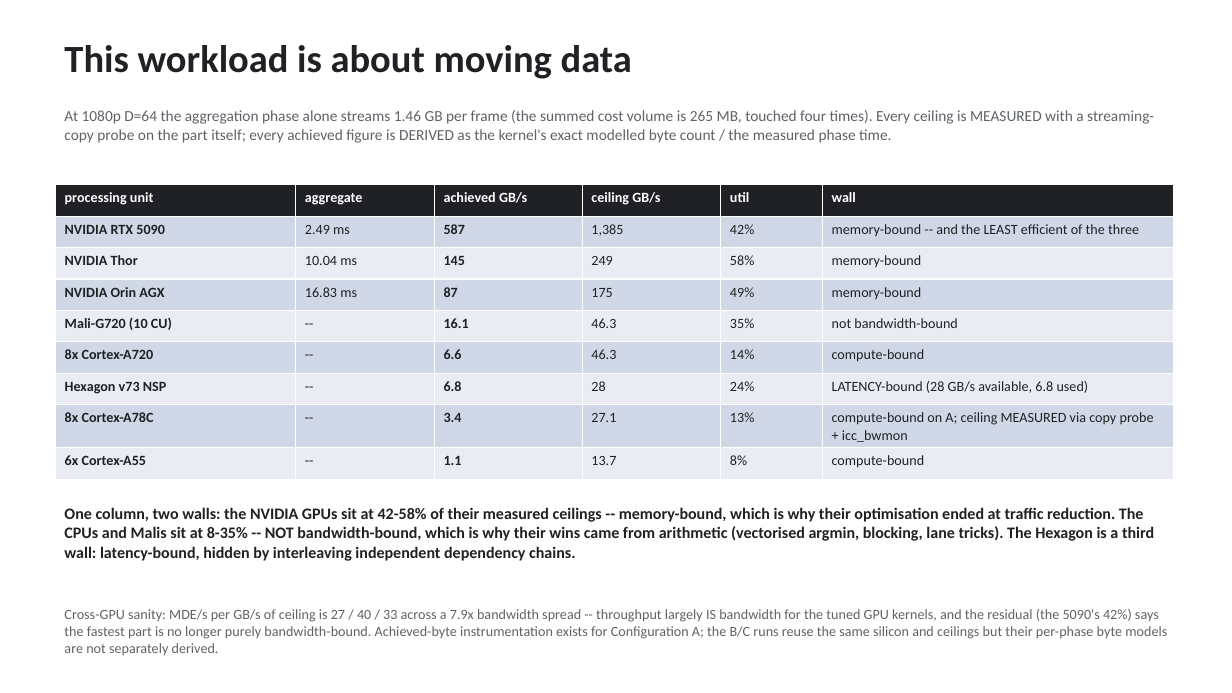
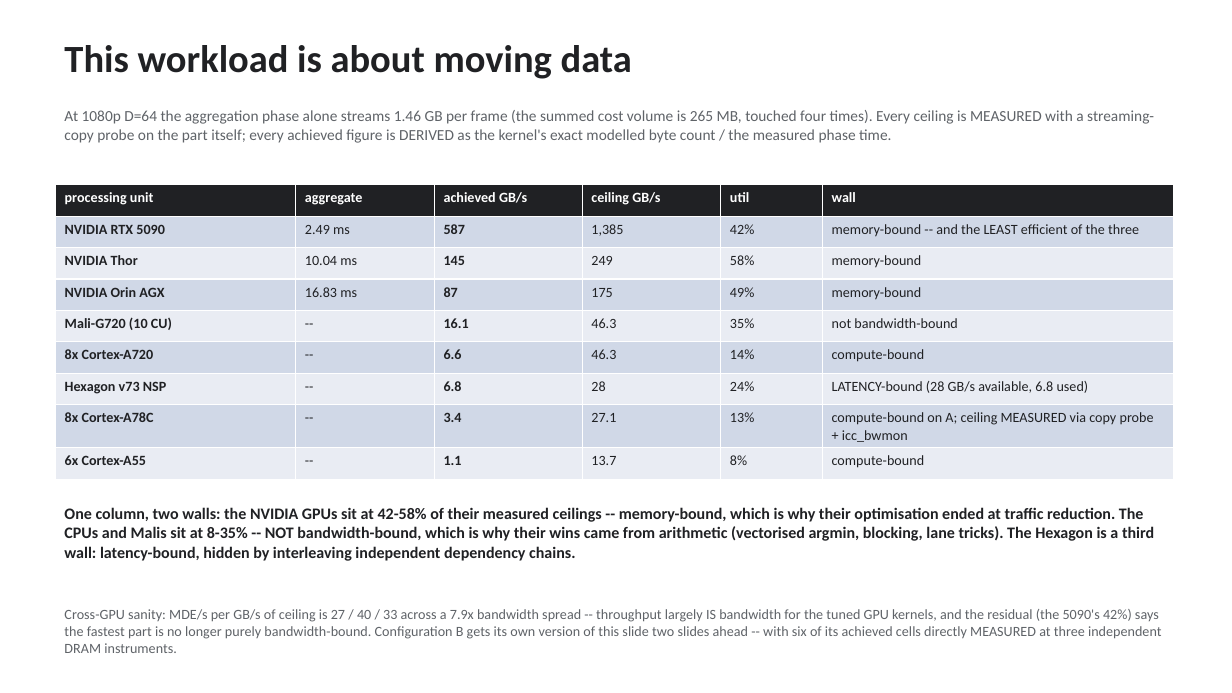
Before and after one commit to kylefoxaustin/sgm-bench, a slide deck: slide 2 of docs/sgm-results.pptx. Drawn at 1232x693 pixels with LibreOffice and Linux fonts; fonts in the diff are those of the drawing. Boxes give left, top, right and bottom in pixels: in the first picture for what was removed or moved away, otherwise in the second. Text is boxed around its words. In the diff, an @@ line names an element or a change of style, - is before the commit and + after.

Commit message:
top-to-bottom editorial pass: measured DRAM columns reach the README B/C tables; deck de-staled
README: B and C summary tables gain the DRAM GB/s column (measured cells
only -- A55/G310 from the DDR controller, A78C from icc_bwmon incl. the
84% saturation finding; blanks stay blank rather than derived); the
real-imagery table sorts by runtime; the dangling 'that gap' paragraph
rejoins its antecedent.

Deck: the 5090 unit slide carried a stale D-sweep from an earlier card
session (37,383/64,880/74,957 -> the recorded 38,356/60,932/76,248);
both OFA unit slides computed their calculation at D=64 when the engines
ran D=128 (14,201 -> 28,402 shown correctly); B/C summary footnotes now
credit every measured cell instead of 'not yet instrumented'; OFA + G310
measured cells join the B summary table; two footnotes that rendered off
the slide bottom are compacted; title says eleven units like the README.

```diff
--- a/docs/sgm-results.pptx
+++ b/docs/sgm-results.pptx
@@ text at (64,609,1162,653): text changed @@
-Cross-GPU sanity: MDE/s per GB/s of ceiling is 27 / 40 / 33 across a 7.9x bandwidth spread -- throughput largely IS bandwidth for the tuned GPU kernels, and the residual (the 5090's 42%) says the fastest part is no longer purely bandwidth-bound. Achieved-byte instrumentation exists for Configuration A; the B/C runs reuse the same silicon and ceilings but their per-phase byte models are not separately derived.
+Cross-GPU sanity: MDE/s per GB/s of ceiling is 27 / 40 / 33 across a 7.9x bandwidth spread -- throughput largely IS bandwidth for the tuned GPU kernels, and the residual (the 5090's 42%) says the fastest part is no longer purely bandwidth-bound. Configuration B gets its own version of this slide two slides ahead -- with six of its achieved cells directly MEASURED at three independent DRAM instruments.
```
Also in this commit, not shown: 7 other slides changed, 2 other files.
